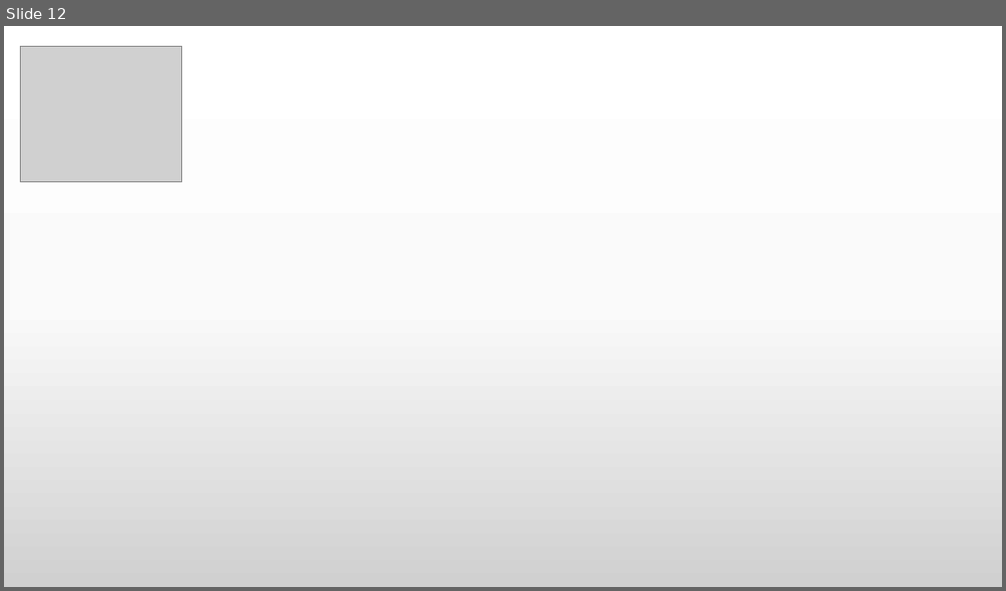
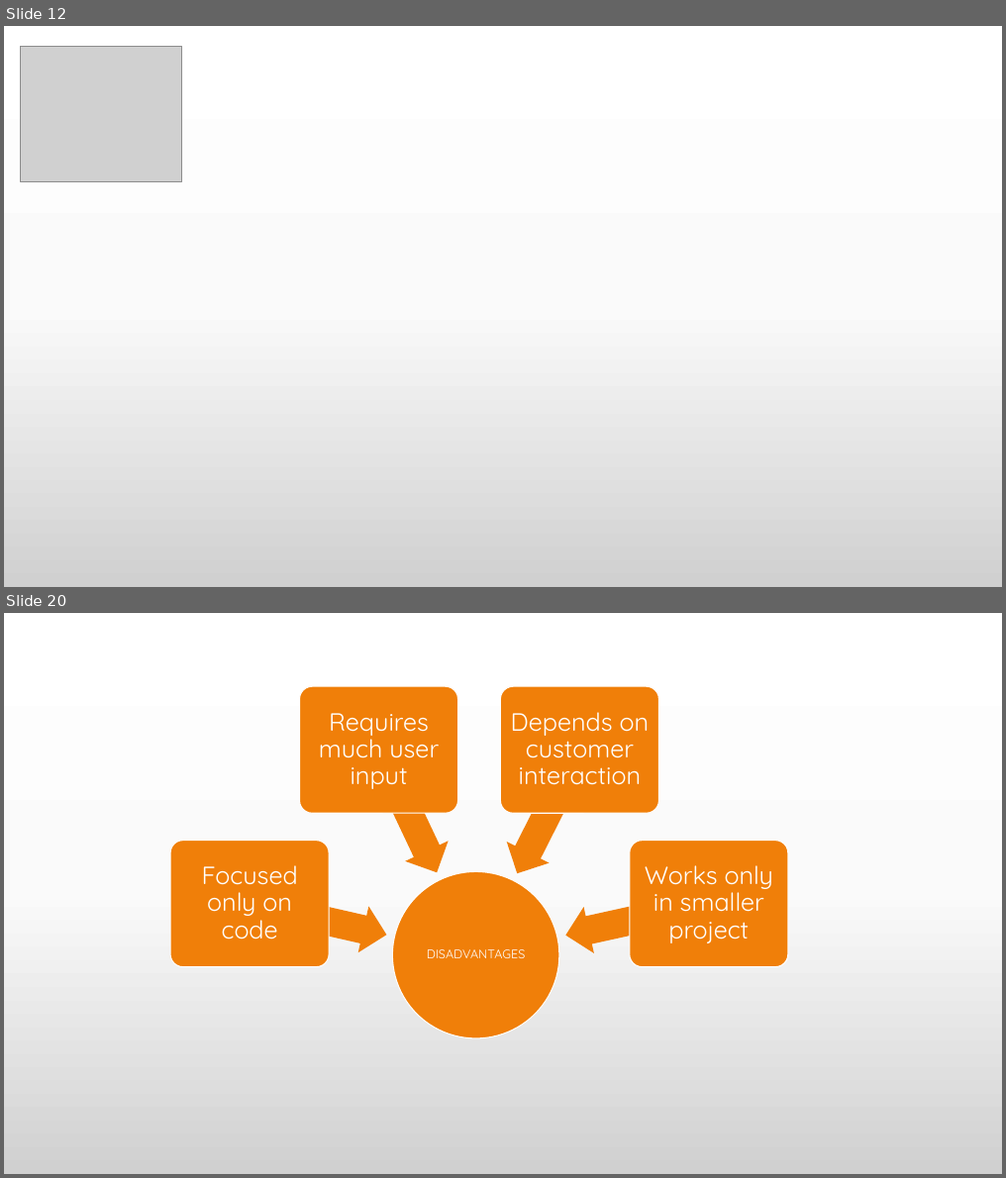
Before and after one commit to praash47/aasn-iii, a slide deck: extreme_programming.pptx. Shown one above the other, each under a label of ours: slide 12 before the commit, slides 12 and 20 after it; the slides between them are not shown. The pictures are 1006x591 and 1006x1178 pixels, drawn with LibreOffice and Linux fonts; fonts in the diff are those of the drawing; grey boxes stand for pictures. Boxes give left, top, right and bottom in pixels: in the first picture for what was removed or moved away, otherwise in the second. Text is boxed around its words. In the diff, an @@ line names an element or a change of style, - is before the commit and + after.

```diff
--- a/extreme_programming.pptx
+++ b/extreme_programming.pptx
@@ slide 20 added at [4,613,1002,1174], background gradient #FFFFFF to #FBFBFB to #D1D1D1 @@
@@ group added at [170,686,788,1039]: 5 texts, 4 left arrows, 4 rounded rectangles, 1 ellipse @@
+DISADVANTAGES
+Focused only on code
+Requires much user input
+Depends on customer interaction
+Works only in smaller project
```
Also in this commit, not shown: 16 other slides added, 7 other files.
